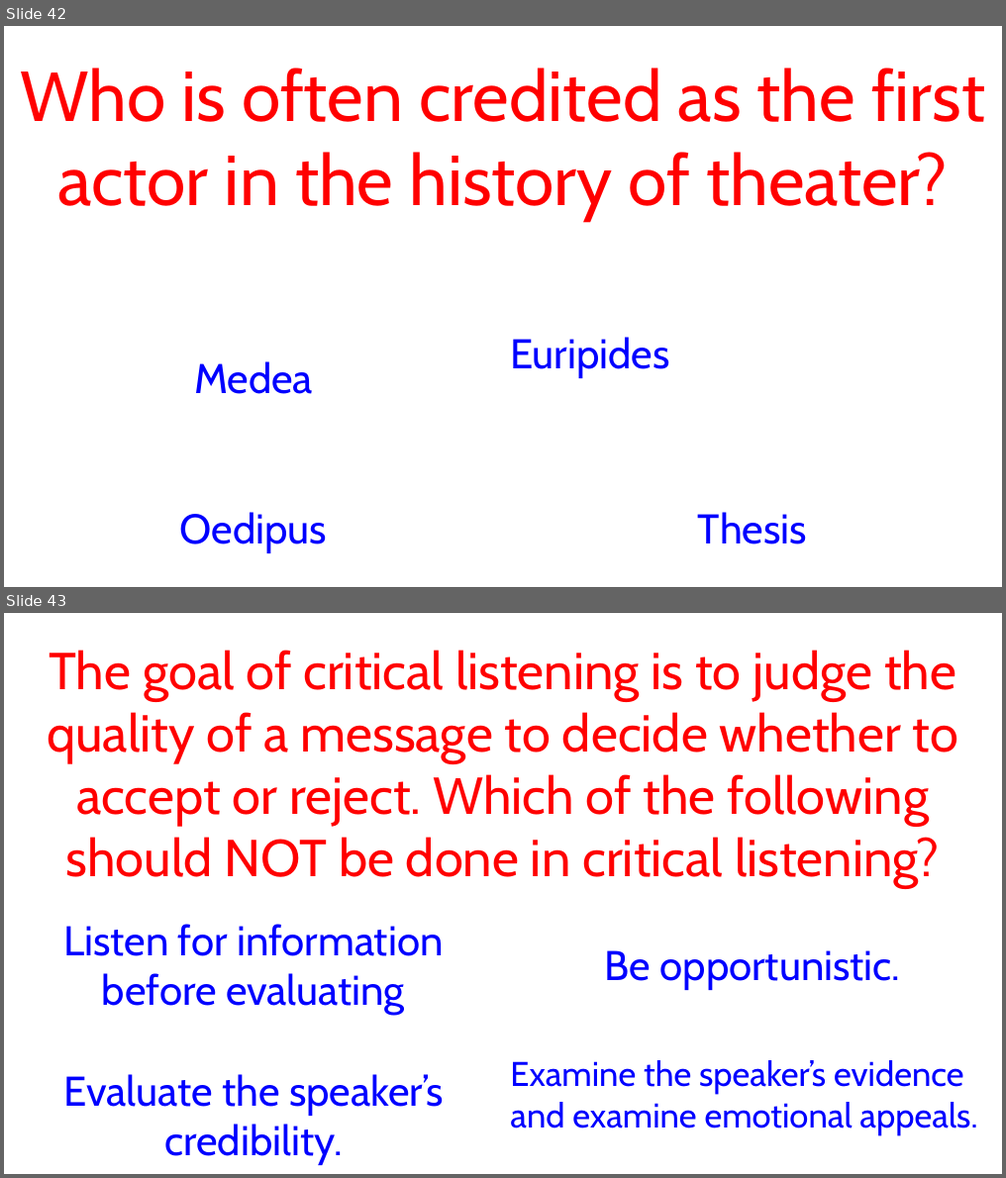
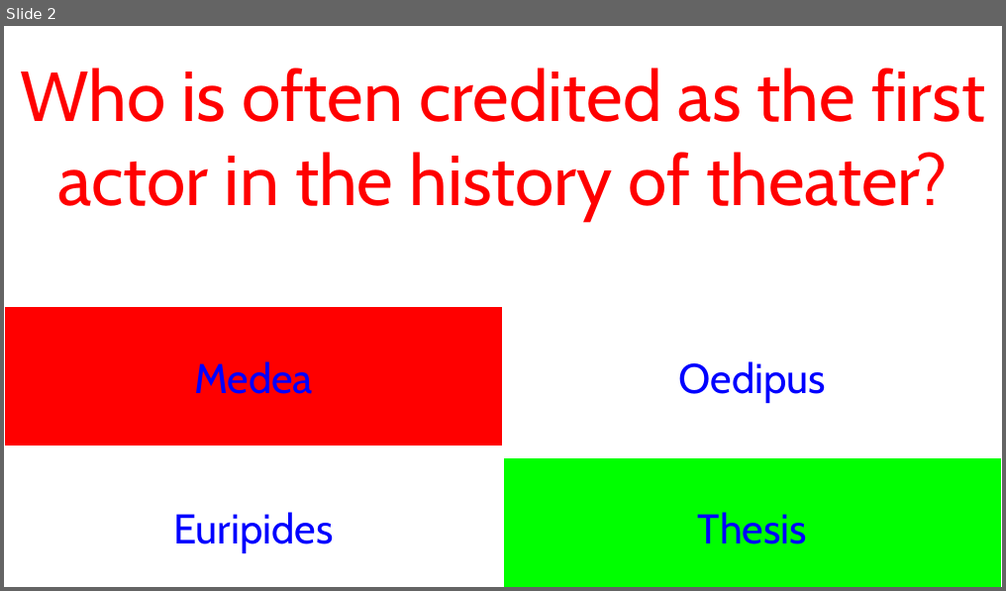
Before and after one commit to JoshuaRifareal/LET-Flashcards, a slide deck: Cards.pptm. Shown one above the other, each under a label of ours: slides 42 and 43 before the commit, slide 2 after it. The pictures are 1006x1178 and 1006x591 pixels, drawn with LibreOffice and Linux fonts; fonts in the diff are those of the drawing. Boxes give left, top, right and bottom in pixels: in the first picture for what was removed or moved away, otherwise in the second. Text is boxed around its words. In the diff, an @@ line names an element or a change of style, - is before the commit and + after.

```diff
--- a/Cards.pptm
+++ b/Cards.pptm
@@ slide 43 removed at (x1=4, y1=613, x2=1002, y2=1174), background #FFFFFF @@
@@ text removed at (x1=47, y1=650, x2=958, y2=888) @@
-The goal of critical listening is to judge the quality of a message to decide whether to accept or reject. Which of the following should NOT be done in critical listening?
@@ action button blank removed at (x1=4, y1=894, x2=503, y2=1035) @@
-Listen for information before evaluating
@@ action button blank removed at (x1=503, y1=894, x2=1002, y2=1035) @@
-Be opportunistic.
@@ action button blank removed at (x1=4, y1=1045, x2=503, y2=1174) @@
-Evaluate the speaker’s credibility.
@@ action button blank removed at (x1=503, y1=1045, x2=1002, y2=1174) @@
-Examine the speaker’s evidence and examine emotional appeals.
@@ what was slide 42 is now slide 2 @@
@@ slide 2 changed as well @@
@@ action button blank "Medea" at (x1=4, y1=307, x2=503, y2=448): fill #FFFFFF to #FF0000 @@
@@ text in action button blank at (x1=679, y1=362, x2=826, y2=403): text changed @@
-Euripides
+Oedipus
@@ action button blank "Thesis" at (x1=503, y1=458, x2=1002, y2=587): fill #FFFFFF to #00FF00 @@
@@ text in action button blank at (x1=173, y1=512, x2=333, y2=554): text changed @@
-Oedipus
+Euripides
```
Also in this commit, not shown: 9 other slides changed, 6 slides added, 90 other slides removed.
